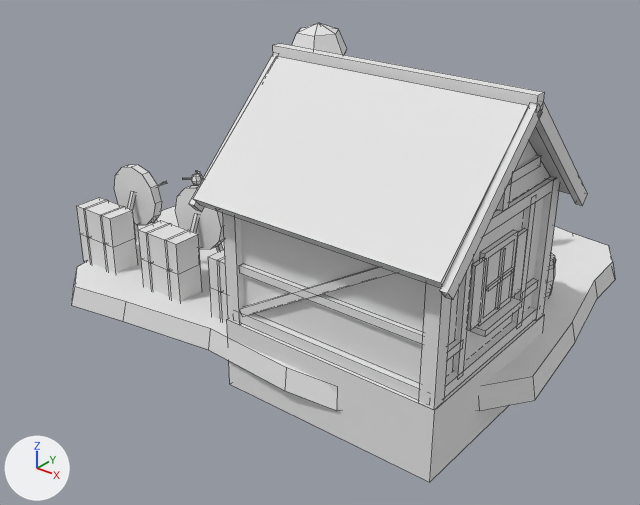
Before and after pictures for a commit that changed the FBX model Assets/Village/Models/Village_House_Archery.fbx.
Rendered twice from a camera (50 mm lens) standing at (9.76, -13.28, 7.92) and looking at (0.0, -1.08, 0.35). Arrows for +X, +Y and +Z are at lower left; the lights stay in place. The older version comes first. Mesh edges are drawn as thin lines. Where no turn or scale is listed for an object, it has been applied to the vertices.

Script lines for the objects in view, before the commit:
```python
me_village_house_archery = bpy.data.meshes.new('Village_House_Archery')
me_village_house_archery.from_pydata(...)  # 1747 vertices, 1172 faces; spans x -4.79..5.13, y -4.69..4.79, z -0.9..4.66
# faces by material slot: [1137, 6, 16, 3, 10]
me_village_house_archery.materials.append(mat_polygonfantasykingdom_mat_01_a)  # its picture is missing
me_village_house_archery.materials.append(mat_polygonfantasykingdom_mat_castle_wall)  # its picture is missing
me_village_house_archery.materials.append(mat_village_wall_stucco)  # its picture is missing
me_village_house_archery.materials.append(mat_village_stainedglass)  # its picture is missing
me_village_house_archery.materials.append(mat_village_roof_tile_teal)  # its picture is missing
ob_village_house_archery = bpy.data.objects.new('Village_House_Archery', me_village_house_archery)
ob_village_house_archery.location = (0.0, 0.0, 0.0)
```
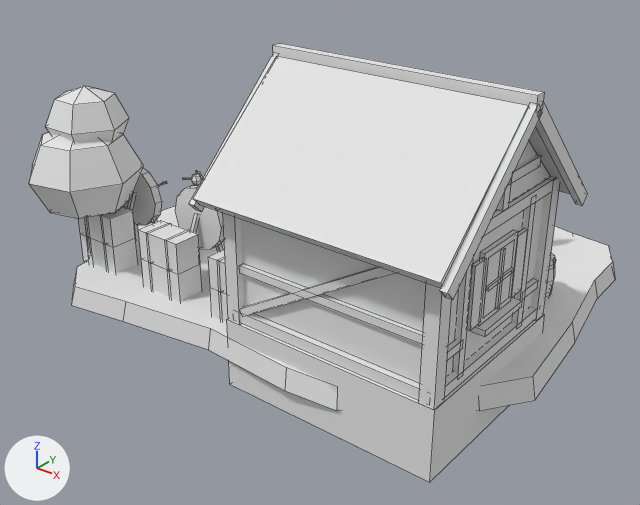
Pixel boxes (x1, y1, x2, y2) of what changed, in the pictures (640 x 505 px; the box of a moved part takes in the faces that stretch with it):
'Village_House_Archery', reshaped (8% wider): before (71, 23, 615, 482); after (29, 43, 615, 482)
part 1 of me_village_house_archery, moved or reshaped (not visible before): after (85, 217, 96, 265)
part 2 of me_village_house_archery, moved or reshaped (not visible before): after (29, 132, 144, 219)
part 3 of me_village_house_archery, moved or reshaped: before (292, 23, 347, 55); after (46, 86, 129, 142)

The change, as a diff of the scene's bpy script:
```diff
--- a/Assets/Village/Models/Village_House_Archery.fbx.py
+++ b/Assets/Village/Models/Village_House_Archery.fbx.py
@@ me_village_house_archery @@
 # used by ob_village_house_archery; location = (0.0, 0.0, 0.0)
-me_village_house_archery.from_pydata(...)  # 1747 vertices, 1172 faces; spans x -4.79..5.13, y -4.69..4.79, z -0.9..4.66
+me_village_house_archery.from_pydata(...)  # 1747 vertices, 1172 faces; spans x -4.7..5.13, y -4.77..4.79, z -0.9..4.66
+# me_village_house_archery part 1: the loose piece of 12 vertices spanning x -3.94..-3.66, y 3.28..3.52, z 0.0..1.62 is moved by (0.2, -7.1, 0.0)
+# me_village_house_archery part 2: the loose piece of 23 vertices spanning x -4.79..-2.7, y 2.33..4.47, z 1.04..2.91 is moved by (0.2, -7.1, 0.0)
+# me_village_house_archery part 3: the loose piece of 20 vertices spanning x -4.57..-3.03, y 2.93..4.27, z 2.19..3.57 is moved by (0.2, -7.1, 0.0)
+# other edits to the shape of me_village_house_archery do not show in these pictures
 me_village_house_archery.materials.append(mat_polygonfantasykingdom_mat_01_a)
```
